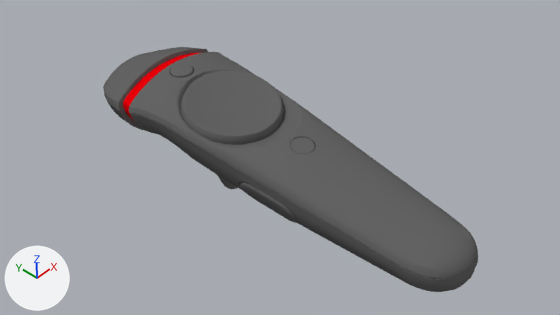
The Blender file raw_assets/apainter_controller.blend, before and after one commit.
Both versions are drawn from the file's camera 'Camera'. Lighting does not change. The marker at lower left points along +X, +Y and +Z.

In view in the first picture: 'body', 'ltrigger', 'menu', 'system', 'tip', 'touchpad', 'trigger'.
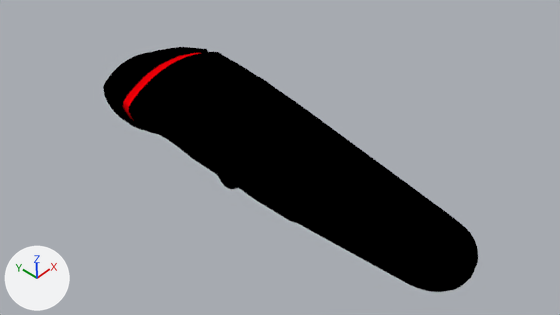
Location of each change, (x1, y1, x2, y2) in pixels of the pictures (560 x 315 px):
'body', recoloured (grey to black): (103, 47, 478, 292) in both
'touchpad', recoloured (grey to black): (180, 71, 284, 145) in both
'ltrigger', recoloured: (240, 181, 297, 223) in both
'system', recoloured (grey to black): (290, 137, 315, 154) in both
'menu', recoloured (grey to black): (170, 63, 194, 78) in both
'trigger', recoloured: (218, 176, 238, 189) in both

The change in detail:
Material 'mat_body' (mat_mat_body) changes colour from dark grey #646464 to black #000000; in linear values from (0.128, 0.128, 0.128) to (0.0, 0.0, 0.0).
